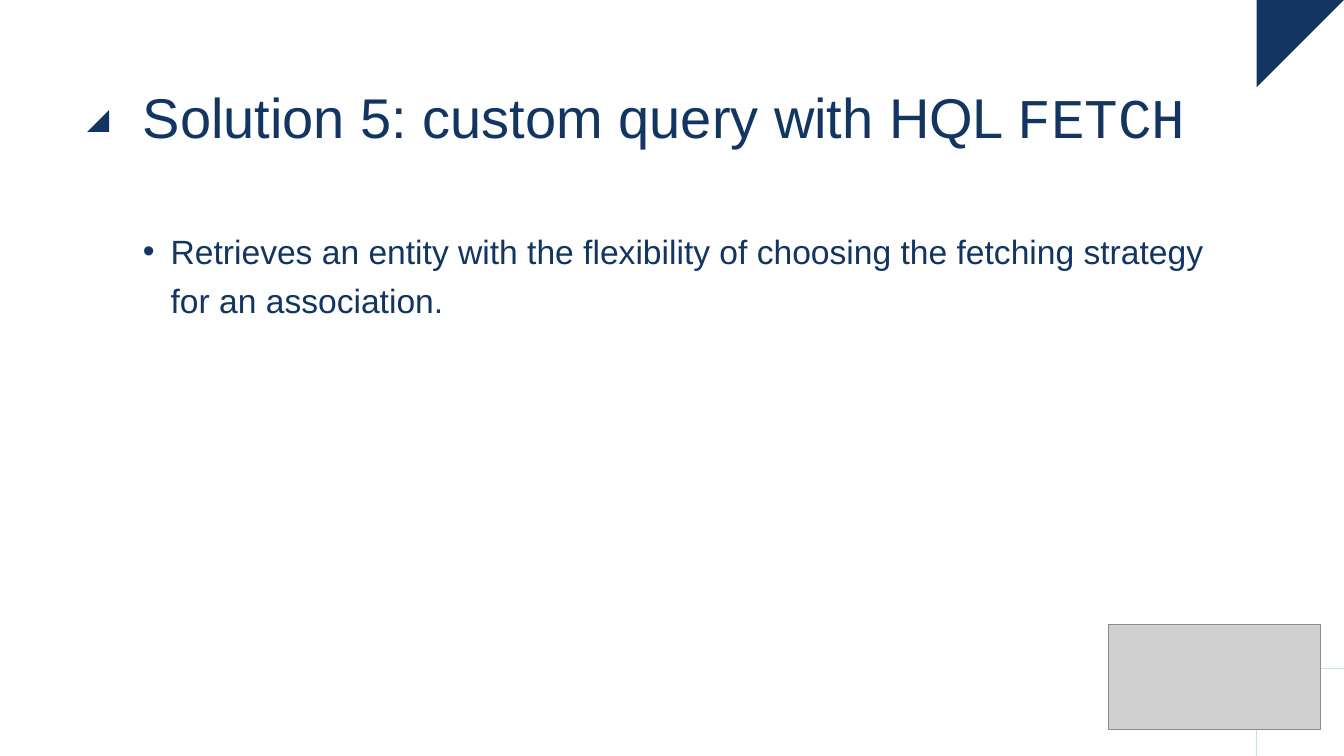
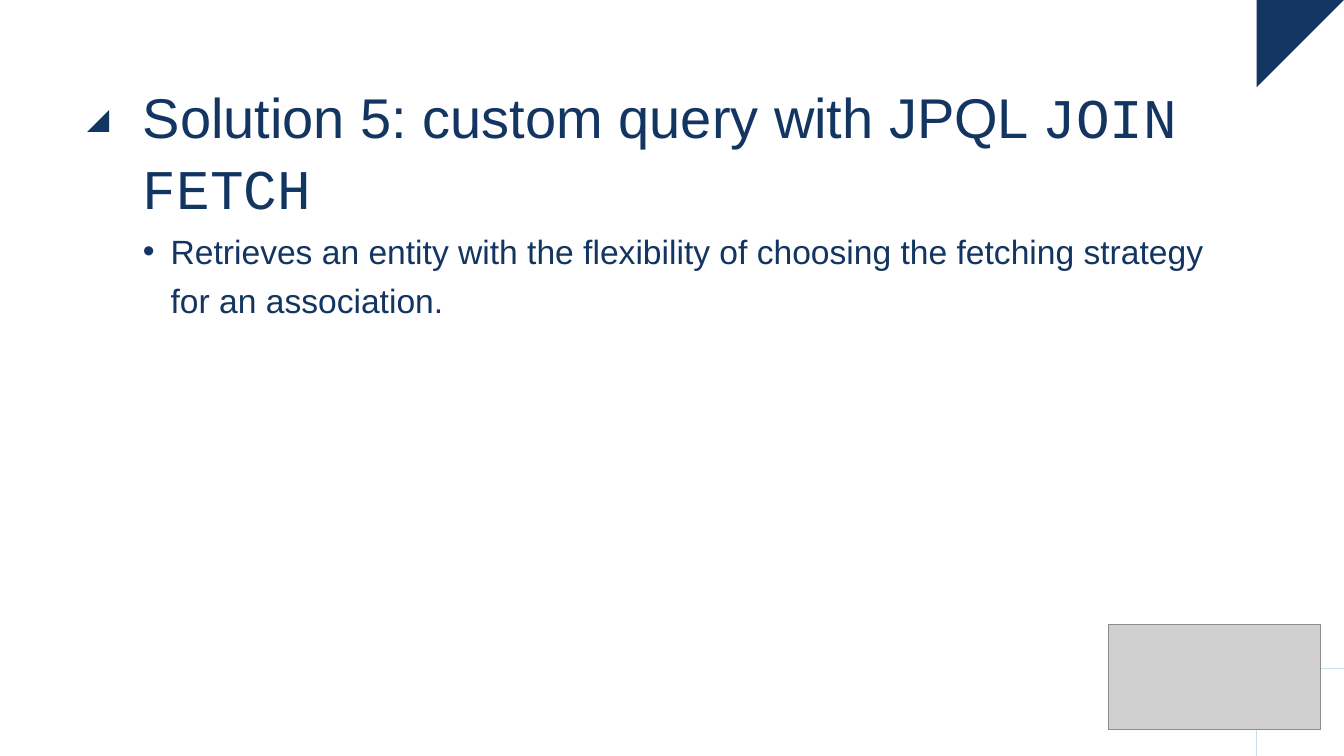
Before and after one commit to raoulvdberge/jpa-with-hibernate, a slide deck: slide 25 of slides.pptx. Drawn at 1344x756 pixels with LibreOffice and Linux fonts; fonts in the diff are those of the drawing; grey boxes stand for pictures. Boxes give left, top, right and bottom in pixels: in the first picture for what was removed or moved away, otherwise in the second. Text is boxed around its words. In the diff, an @@ line names an element or a change of style, - is before the commit and + after.

Commit message:
Update slides for cartesian product problem and use passDistinctThrough query hint

```diff
--- a/slides.pptx
+++ b/slides.pptx
@@ title at (x1=143, y1=97, x2=1177, y2=210): text changed @@
-Solution 5: custom query with HQL FETCH
+Solution 5: custom query with JPQL JOIN FETCH
```
Also in this commit, not shown: 12 other slides changed, 2 slides added, 3 other files.
